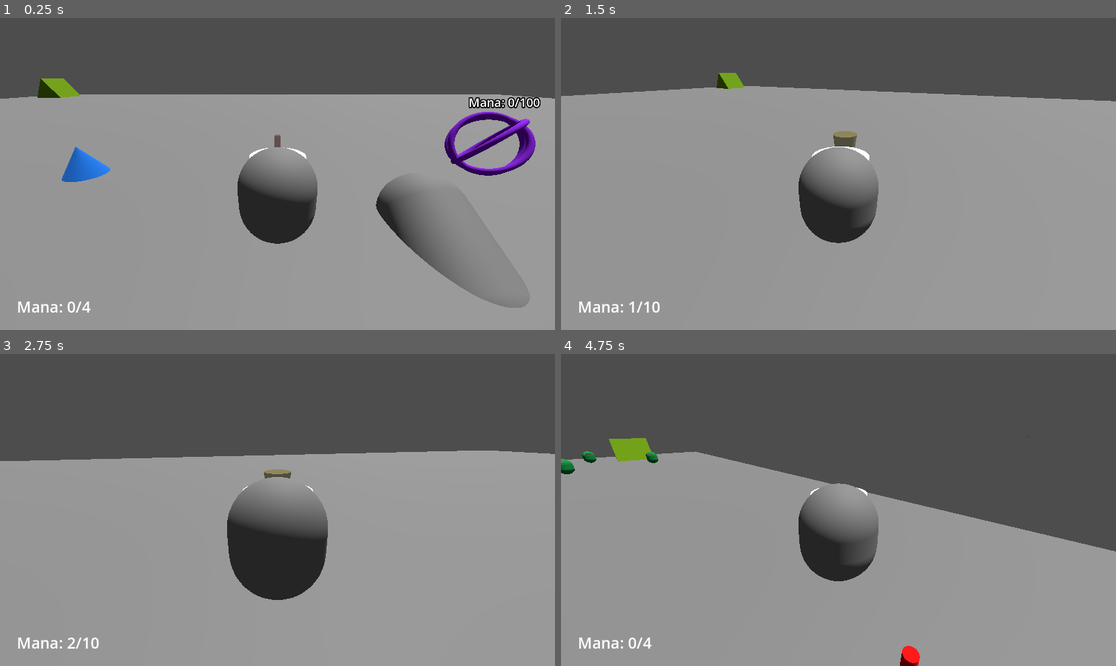
Above: before the commit, frames 1-4 (two rows, left to right).
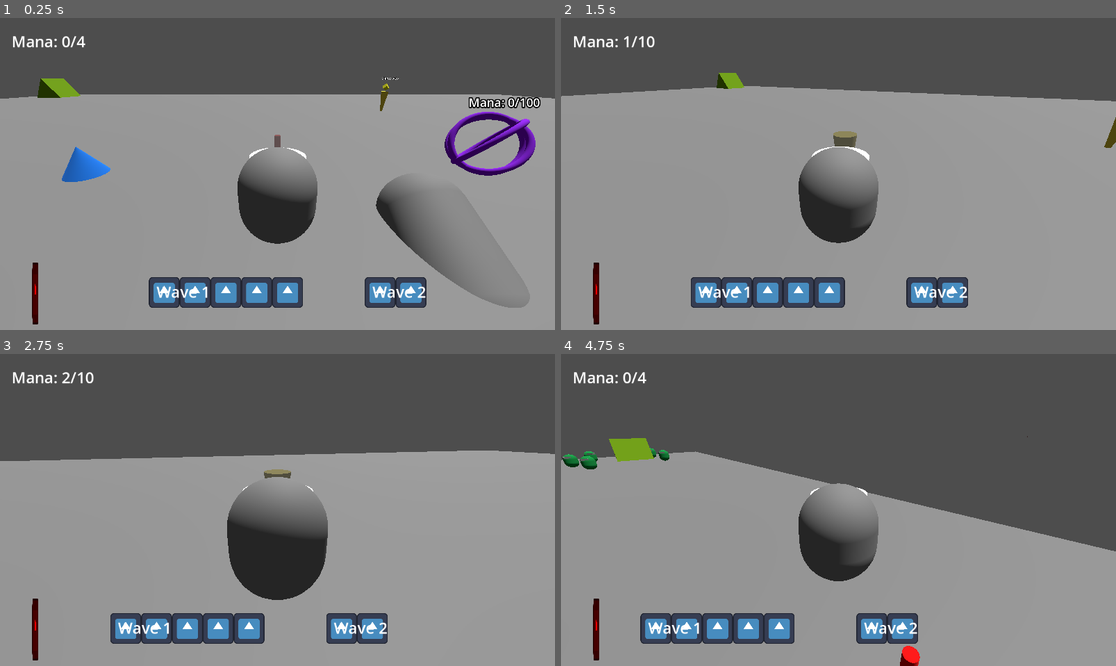
Above: after the commit, the same moments.

Repository: Athakaspen/magictd
Game: Godot game, scene res://ThreeDee.tscn
Same seed, same stepped clock (60 frames per second), same inputs: the game is played once before the commit and once after it. The engine's default icon, where the game draws it, is replaced by a stand-in: a white triangle on a blue panel in a dark square.
Inputs (mouse positions are in pixels of both pictures, inside the frame that each line leads up to):
- Up to frame 1 (0.25 s): no input
- Up to frame 2 (1.5 s): tap Enter (ui_accept) at 0.5, 0.77 s; move the mouse to (866, 174) at 0.52 s; hold W (move_forward) from 0.53 s (still down); tap Q (cycle_items) at 0.6 s; move the mouse to (810, 174) at 1.27 s; tap E (place_item) at 1.35 s
- Up to frame 3 (2.75 s): keep holding W (move_forward); tap Enter (ui_accept) at 1.52 s; move the mouse to (288, 503) at 2.02 s; tap Mouse wheel up (zoom_in) at 2.1 s
- Up to frame 4 (4.75 s): keep holding W (move_forward); move the mouse to (832, 516) at 2.77 s; tap Mouse wheel down (zoom_out) at 2.85 s; tap Enter (ui_accept) at 3.02, 3.77, 4.52 s; move the mouse to (877, 513) at 3.52 s; tap Q (cycle_items) at 3.6 s; move the mouse to (794, 506) at 4.27 s; tap E (place_item) at 4.35 s

The runs differ from the first frame. In frame 1, 4.5% of the frame differs, in the area x 2-77%, y 5-99%; in frame 2, 4.5%; in frame 3, 4.4%; in frame 4, 4.8%, in the area x 0-65%, y 5-99%.

Commit message:
fri-day

Diff:
--- a/Enemies/enemy.gd
+++ b/Enemies/enemy.gd
@@ -3,20 +3,32 @@
 @export var mana_base : ManaBase
 var target_node : Node3D
 
-const SPEED = 1
-const ROT_SPEED = 3.0
+@export var SPEED = 0.5
+@export var ROT_SPEED = 3.0
 const JUMP_VELOCITY = 4.5
 
-const STOP_DISTANCE : float = 1
-const MAX_HP : float = 50
+const STOP_DISTANCE : float = 0.75
+@export var MAX_HP : float = 50
 
 const RETARGET_TIME = 0.59 # seconds
 var time_to_next_retarget = RETARGET_TIME
+
+@export var ATTACK_DAMAGE : int = 2
+@export var ATTACK_TIME : float = 2.0
+@onready var time_to_next_attack = ATTACK_TIME
 
 var hp = MAX_HP
 
 func _ready():
 	retarget()
+
+func _process(delta):
+	time_to_next_retarget -= delta
+	if time_to_next_retarget <= 0:
+		retarget()
+		time_to_next_retarget = RETARGET_TIME
+
+	time_to_next_attack -= delta
 
 func retarget():
 	var bodies : Array[Node3D] = $TargetingArea.get_overlapping_bodies()
@@ -57,6 +69,8 @@
 	if not is_on_floor():
 		velocity += get_gravity() * delta
 
+	if target_node == null:
+		retarget()
 	var vector_to_target = target_node.position - self.position
 	vector_to_target.y = 0 # remove vertical difference
 	var direction = vector_to_target.normalized()
@@ -68,17 +82,19 @@
 		velocity.x = direction.x * SPEED
 		velocity.z = direction.z * SPEED
 	else:
+		# arrived at target
 		velocity.x = move_toward(velocity.x, 0, SPEED)
 		velocity.z = move_toward(velocity.z, 0, SPEED)
+		if time_to_next_attack <= 0:
+			attack()
+			time_to_next_attack = ATTACK_TIME
 	move_and_slide()
-
-	time_to_next_retarget -= delta
-	if time_to_next_retarget <= 0:
-		retarget()
-		print(target_node)
-		time_to_next_retarget = RETARGET_TIME
 
 func on_hit(damage: float):
 	hp -= damage
 	if hp <= 0:
 		self.queue_free()
+
+func attack():
+	if "on_hit" in target_node:
+		target_node.on_hit(ATTACK_DAMAGE)
--- a/Helpers/singleton.gd
+++ b/Helpers/singleton.gd
@@ -3,3 +3,5 @@
 var cur_obj = "relay"
 var cur_cost = 4
 var cur_range = 1.0
+
+var network_manager : NetworkManager
--- /dev/null
+++ b/Helpers/wave_data.gd
@@ -0,0 +1,8 @@
+class_name WaveData
+
+var name : String
+var duration : int
+
+func _init(wave_name: String, wave_duration: int):
+	name = wave_name
+	duration = wave_duration
--- /dev/null
+++ b/Helpers/wave_manager.gd
@@ -0,0 +1,24 @@
+extends Node3D
+class_name WaveManager
+
+var waves_dict : Dictionary = {
+	3:		wave("Wave 1", 5),
+	10:		wave("Wave 2", 2),
+}
+
+@export var wave_timer : Control
+
+@export var TIME_SCALE = 0.5
+
+# Called when the node enters the scene tree for the first time.
+func _ready():
+	pass
+	#wave_timer.init_blocks(waves_dict)
+
+var cur_time : float = 0
+func _process(delta):
+	cur_time += delta * TIME_SCALE
+	wave_timer.update_timer(cur_time)
+
+func wave(name, duration):
+	return WaveData.new(name, duration)
--- a/ManaObjects/base.gd
+++ b/ManaObjects/base.gd
@@ -8,9 +8,6 @@
 var cur_mana := 0
 
 var send_cooldown_time : float = 0
-# Called when the node enters the scene tree for the first time.
-func _ready():
-	pass # Replace with function body.
 
 var time_to_next_mana = 1.0 / innate_mana_per_sec
 func _process(delta):
@@ -27,7 +24,7 @@
 func give_mana(amount : int):
 	cur_mana += amount
 
-# Provider functions
+# Provider functions (disabled)
 func get_available_mana() -> int:
 	if send_cooldown_time > 0: return 0
 	return cur_mana
@@ -39,3 +36,10 @@
 	cur_mana -= amount
 	mana_sent_count += amount
 	send_cooldown_time = 1.0 / mana_out_per_sec
+
+func on_hit(damage:int):
+	cur_mana -= damage
+	if cur_mana <= 0:
+		print("Game Over!")
+		#Singleton.network_manager.remove_mana_object(self)
+		#self.queue_free()
--- a/ManaObjects/mana_packet.gd
+++ b/ManaObjects/mana_packet.gd
@@ -23,10 +23,13 @@
 
 func tween_to_next_position():
 	var next_node : AStarNode = network_manager.get_astar_node(path_ids[cur_index])
-	var dist : float = position.distance_to(next_node.pos)
-	var tween = create_tween()
-	tween.tween_property(self, "position", next_node.pos, dist / speed)
-	tween.tween_callback(end_tween)
+	if next_node == null:
+		self.queue_free()
+	else:
+		var dist : float = position.distance_to(next_node.pos)
+		var tween = create_tween()
+		tween.tween_property(self, "position", next_node.pos, dist / speed)
+		tween.tween_callback(end_tween)
 
 func end_tween():
 	cur_index += 1
@@ -34,8 +37,8 @@
 		tween_to_next_position()
 	else:
 		var end_node : AStarNode = network_manager.get_astar_node(path_ids[-1])
-		end_node.obj.give_mana(mana_amount)
-		#print("given")
+		if end_node != null:
+			end_node.obj.give_mana(mana_amount)
 		self.queue_free()
 
 # Remove mana from en_route var when deleted
--- a/ManaObjects/network_manager.gd
+++ b/ManaObjects/network_manager.gd
@@ -19,13 +19,12 @@
 const packet_res = preload("res://ManaObjects/mana_packet.tscn")
 
 func get_astar_node(id:int) -> AStarNode:
-	var result = id_to_node_map[id]
-	if id_to_node_map[id] == null:
-		push_error("Unknown ID!")
+	var result = id_to_node_map.get(id)
 	return result
 
 # Called when the node enters the scene tree for the first time.
 func _ready():
+	Singleton.network_manager = self
 	AStar.add_point(placement_point_id, Vector3.ZERO)
 	AStar.set_point_disabled(placement_point_id, true)
 	var children = get_children()
@@ -57,6 +56,13 @@
 		requesters.append(node)
 	if node.obj.has_method("take_mana"):
 		providers.append(node)
+
+func remove_mana_object(object: ManaObject):
+	var node = get_astar_node(object.network_id)
+	AStar.remove_point(node.id)
+	requesters.erase(node)
+	providers.erase(node)
+	id_to_node_map.erase(node.id)
 
 func create_astar_node(object) -> AStarNode:
 	var node = AStarNode.new()
--- a/ManaObjects/relay.gd
+++ b/ManaObjects/relay.gd
@@ -9,3 +9,7 @@
 # Called when the node enters the scene tree for the first time.
 func _ready():
 	pass
+
+func on_hit(_damage):
+	Singleton.network_manager.remove_mana_object(self)
+	self.queue_free()
--- a/ManaObjects/turret.gd
+++ b/ManaObjects/turret.gd
@@ -45,6 +45,12 @@
 	fire_cooldown = 1.0 / fire_rate_per_sec
 	shots_fired += 1
 
+func on_hit(damage:int):
+	cur_mana -= damage
+	if cur_mana <= -10:
+		Singleton.network_manager.remove_mana_object(self)
+		self.queue_free()
+
 func get_requested_mana() -> int:
 	return max_mana - cur_mana
 
--- a/ThreeDee.tscn
+++ b/ThreeDee.tscn
@@ -1,13 +1,19 @@
-[gd_scene load_steps=21 format=3 uid="uid://cswtb4wuivl45"]
+[gd_scene load_steps=25 format=3 uid="uid://cswtb4wuivl45"]
 
 [ext_resource type="Script" path="res://ManaObjects/network_manager.gd" id="1_b1ugw"]
+[ext_resource type="Script" path="res://Helpers/wave_manager.gd" id="1_lcciw"]
 [ext_resource type="Script" path="res://Helpers/debug_lines.gd" id="2_ikf1a"]
 [ext_resource type="PackedScene" uid="uid://c4ptl6sx68udt" path="res://ManaObjects/collector.tscn" id="3_mwmbo"]
 [ext_resource type="PackedScene" uid="uid://caprmog2457xr" path="res://ManaObjects/base.tscn" id="4_k8buu"]
+[ext_resource type="PackedScene" uid="uid://dytr4ag07ev5p" path="res://ManaObjects/relay.tscn" id="5_f5wdy"]
 [ext_resource type="PackedScene" uid="uid://drasq2nfn6vs5" path="res://Player/player_character.tscn" id="5_i2pwt"]
 [ext_resource type="PackedScene" uid="uid://dxptckeeie8yw" path="res://Enemies/enemy.tscn" id="7_3qcx3"]
 [ext_resource type="PackedScene" uid="uid://bqjkvixbtqbcp" path="res://ManaObjects/Turret.tscn" id="8_3jfj8"]
-[ext_resource type="Script" path="res://enemy_spawner.gd" id="8_mp0y0"]
+[ext_resource type="PackedScene" uid="uid://balt8aperorbs" path="res://enemy_spawner.tscn" id="9_fs1ab"]
+[ext_resource type="Script" path="res://wave_timer/wave_timer.gd" id="11_8pmkr"]
+[ext_resource type="PackedScene" uid="uid://dgca8dtg8nmth" path="res://wave_timer/timeline_block.tscn" id="12_ito5u"]
+[ext_resource type="Texture2D" uid="uid://c7p7u310lc1c2" path="res://icon.svg" id="12_w4fw5"]
+[ext_resource type="PackedScene" uid="uid://c8r0ibs0juxkb" path="res://wave_timer/wave_label.tscn" id="13_vuaha"]
 
 [sub_resource type="BoxShape3D" id="BoxShape3D_2iamr"]
 size = Vector3(50, 1, 50)
@@ -29,12 +35,6 @@
 [sub_resource type="Environment" id="Environment_budra"]
 
 [sub_resource type="CameraAttributesPractical" id="CameraAttributesPractical_qcjm1"]
-
-[sub_resource type="PrismMesh" id="PrismMesh_v5pfk"]
-size = Vector3(2, 1.5, 2)
-
-[sub_resource type="StandardMaterial3D" id="StandardMaterial3D_h6soq"]
-albedo_color = Color(0.48461, 0.69, 0.0414, 1)
 
 [sub_resource type="GDScript" id="GDScript_o8bm0"]
 script/source = "extends Label
@@ -108,6 +108,11 @@
 transform = Transform3D(0.360113, 0, 0, 0, 2.76053, 0, 0, 0, 1.97356, 0, 0, 0)
 mesh = SubResource("BoxMesh_bxsi4")
 
+[node name="WaveManager" type="Node3D" parent="." node_paths=PackedStringArray("wave_timer")]
+unique_name_in_owner = true
+script = ExtResource("1_lcciw")
+wave_timer = NodePath("../CanvasLayer/WaveTimer")
+
 [node name="NetworkManager" type="Node3D" parent="."]
 unique_name_in_owner = true
 script = ExtResource("1_b1ugw")
@@ -147,14 +152,23 @@
 mana_per_sec = 1
 SEND_COOLTIME = 0.1
 
+[node name="Relay" parent="NetworkManager" instance=ExtResource("5_f5wdy")]
+transform = Transform3D(1, 0, 0, 0, 1, 0, 0, 0, 1, -6.34136, 0, -1.54504)
+
 [node name="Turret" parent="NetworkManager" instance=ExtResource("8_3jfj8")]
-transform = Transform3D(1, 0, 0, 0, 1, 0, 0, 0, 1, -7.83278, 0, -2.35)
+transform = Transform3D(1, 0, 0, 0, 1, 0, 0, 0, 1, 5.46213, 0, -11.7169)
 
 [node name="PlayerCharacter" parent="." node_paths=PackedStringArray("network_manager") instance=ExtResource("5_i2pwt")]
 transform = Transform3D(1, 0, 0, 0, 1, 0, 0, 0, 1, -0.248349, 4.76837e-07, -1.88345)
 collision_mask = 1
 network_manager = NodePath("../NetworkManager")
 
+[node name="EnemySpawner" parent="." instance=ExtResource("9_fs1ab")]
+
+[node name="Enemy" parent="." node_paths=PackedStringArray("mana_base") instance=ExtResource("7_3qcx3")]
+transform = Transform3D(1, 0, 0, 0, 1, 0, 0, 0, 1, -6.4327, 0.859059, -2.46262)
+mana_base = NodePath("../NetworkManager/Base")
+
 [node name="WorldEnvironment" type="WorldEnvironment" parent="."]
 environment = SubResource("Environment_budra")
 camera_attributes = SubResource("CameraAttributesPractical_qcjm1")
@@ -162,32 +176,66 @@
 [node name="DirectionalLight3D" type="DirectionalLight3D" parent="."]
 transform = Transform3D(0.968274, 0, 0.24989, -0.242542, -0.240719, 0.939802, 0.0601533, -0.970595, -0.233082, 0.731981, 2.36595, -0.00254321)
 
-[node name="Spawner" type="Node3D" parent="."]
-transform = Transform3D(1, 0, 0, 0, 1, 0, 0, 0, 1, 1.05433, 1.66819, -17.7436)
-
-[node name="EnemySpawner" type="Node3D" parent="."]
-transform = Transform3D(1, 0, 0, 0, 1, 0, 0, 0, 1, -19.9998, 0, -19.7786)
-script = ExtResource("8_mp0y0")
-
-[node name="MeshInstance3D" type="MeshInstance3D" parent="EnemySpawner"]
-transform = Transform3D(1, 0, 0, 0, 1, 0, 0, 0, 1, 0, 0.893476, 0)
-mesh = SubResource("PrismMesh_v5pfk")
-surface_material_override/0 = SubResource("StandardMaterial3D_h6soq")
-
-[node name="Marker3D" type="Marker3D" parent="EnemySpawner"]
-transform = Transform3D(1, 0, 0, 0, 1, 0, 0, 0, 1, 0, 0.540112, 0)
-
 [node name="CanvasLayer" type="CanvasLayer" parent="."]
 
 [node name="Label" type="Label" parent="CanvasLayer"]
-offset_left = 35.0
-offset_top = 577.0
-offset_right = 139.0
-offset_bottom = 622.0
+offset_left = 24.0
+offset_top = 26.0
+offset_right = 128.0
+offset_bottom = 71.0
 theme_override_font_sizes/font_size = 32
 text = "Mana: "
 script = SubResource("GDScript_o8bm0")
 
-[node name="Enemy" parent="." node_paths=PackedStringArray("mana_base") instance=ExtResource("7_3qcx3")]
-transform = Transform3D(1, 0, 0, 0, 1, 0, 0, 0, 1, -6.4327, 0.859059, -2.46262)
-mana_base = NodePath("../NetworkManager/Base")
+[node name="WaveTimer" type="Control" parent="CanvasLayer"]
+layout_mode = 3
+anchors_preset = 0
+offset_left = 573.0
+offset_top = 590.0
+offset_right = 613.0
+offset_bottom = 630.0
+script = ExtResource("11_8pmkr")
+
+[node name="Slider" type="Control" parent="CanvasLayer/WaveTimer"]
+anchors_preset = 0
+offset_left = -448.0
+offset_top = -52.0
+offset_right = -408.0
+offset_bottom = -12.0
+
+[node name="TimelineBlock" parent="CanvasLayer/WaveTimer/Slider" instance=ExtResource("12_ito5u")]
+layout_mode = 0
+
+[node name="TimelineBlock2" type="TextureRect" parent="CanvasLayer/WaveTimer/Slider"]
+layout_mode = 0
+offset_left = 64.0
+offset_right = 192.0
+offset_bottom = 128.0
+scale = Vector2(0.5, 0.5)
+texture = ExtResource("12_w4fw5")
+
+[node name="TimelineBlock3" type="TextureRect" parent="CanvasLayer/WaveTimer/Slider"]
+layout_mode = 0
+offset_left = 128.0
+offset_right = 256.0
+offset_bottom = 128.0
+scale = Vector2(0.5, 0.5)
+texture = ExtResource("12_w4fw5")
+
+[node name="WaveLabel" parent="CanvasLayer/WaveTimer/Slider" instance=ExtResource("13_vuaha")]
+z_index = 1
+layout_mode = 0
+offset_left = 12.0
+offset_top = 7.0
+offset_right = 123.0
+offset_bottom = 52.0
+
+[node name="Ticker" type="TextureRect" parent="CanvasLayer/WaveTimer"]
+modulate = Color(1, 0, 0, 1)
+layout_mode = 0
+offset_left = -506.0
+offset_top = -82.0
+offset_right = -378.0
+offset_bottom = 46.0
+scale = Vector2(0.1, 1)
+texture = ExtResource("12_w4fw5")
--- a/enemy_spawner.gd
+++ b/enemy_spawner.gd
@@ -1,7 +1,7 @@
 extends Node3D
 
-var seconds_between_spawns := 1.0
-var random_shift := 1.0
+@export var seconds_between_spawns := 1.0
+@export var random_shift := 1.0
 
 var time_til_next_spawn := seconds_between_spawns + random_shift
 
--- /dev/null
+++ b/enemy_spawner.tscn
@@ -0,0 +1,21 @@
+[gd_scene load_steps=4 format=3 uid="uid://balt8aperorbs"]
+
+[ext_resource type="Script" path="res://enemy_spawner.gd" id="1_bqoyt"]
+
+[sub_resource type="PrismMesh" id="PrismMesh_v5pfk"]
+size = Vector3(2, 1.5, 2)
+
+[sub_resource type="StandardMaterial3D" id="StandardMaterial3D_h6soq"]
+albedo_color = Color(0.48461, 0.69, 0.0414, 1)
+
+[node name="EnemySpawner" type="Node3D"]
+transform = Transform3D(1, 0, 0, 0, 1, 0, 0, 0, 1, -19.9998, 0, -19.7786)
+script = ExtResource("1_bqoyt")
+
+[node name="MeshInstance3D" type="MeshInstance3D" parent="."]
+transform = Transform3D(1, 0, 0, 0, 1, 0, 0, 0, 1, 0, 0.893476, 0)
+mesh = SubResource("PrismMesh_v5pfk")
+surface_material_override/0 = SubResource("StandardMaterial3D_h6soq")
+
+[node name="Marker3D" type="Marker3D" parent="."]
+transform = Transform3D(1, 0, 0, 0, 1, 0, 0, 0, 1, 0, 0.540112, 0)
--- /dev/null
+++ b/wave_timer/timeline_block.tscn
@@ -0,0 +1,9 @@
+[gd_scene load_steps=2 format=3 uid="uid://dgca8dtg8nmth"]
+
+[ext_resource type="Texture2D" uid="uid://c7p7u310lc1c2" path="res://icon.svg" id="1_vpo0u"]
+
+[node name="TimelineBlock" type="TextureRect"]
+offset_right = 128.0
+offset_bottom = 128.0
+scale = Vector2(0.5, 0.5)
+texture = ExtResource("1_vpo0u")
--- /dev/null
+++ b/wave_timer/wave_label.tscn
@@ -0,0 +1,10 @@
+[gd_scene format=3 uid="uid://c8r0ibs0juxkb"]
+
+[node name="Label" type="Label"]
+z_index = 10
+offset_left = 16.0
+offset_top = 8.0
+offset_right = 127.0
+offset_bottom = 53.0
+theme_override_font_sizes/font_size = 32
+text = "Wave 1"
--- /dev/null
+++ b/wave_timer/wave_timer.gd
@@ -0,0 +1,36 @@
+extends Control
+class_name WaveTimer
+
+@onready var slider = $Slider
+@onready var slider_init_pos = slider.position
+
+const block_res = preload("res://wave_timer/timeline_block.tscn")
+const label_res = preload("res://wave_timer/wave_label.tscn")
+
+const TIME_SCALE = 64 # px per sec
+
+func _ready():
+	for n in slider.get_children():
+		n.queue_free()
+	init_blocks(%WaveManager.waves_dict)
+
+func init_blocks(waves_dict : Dictionary):
+	var blocks_left = 0
+	var i = 0
+	while(i <= waves_dict.keys().max() or blocks_left > 0):
+		var maybe_data = waves_dict.get(i)
+		if maybe_data != null:
+			blocks_left = maybe_data.duration
+			var label = label_res.instantiate()
+			label.text = maybe_data.name
+			label.position += Vector2.RIGHT * i * TIME_SCALE
+			slider.add_child(label)
+		var block = block_res.instantiate()
+		block.position += Vector2.RIGHT * i * TIME_SCALE
+		block.visible = blocks_left > 0
+		blocks_left -= 1
+		slider.add_child(block)
+		i += 1
+
+func update_timer(time: float):
+	$Slider.position = slider_init_pos + Vector2.LEFT * time * TIME_SCALE
